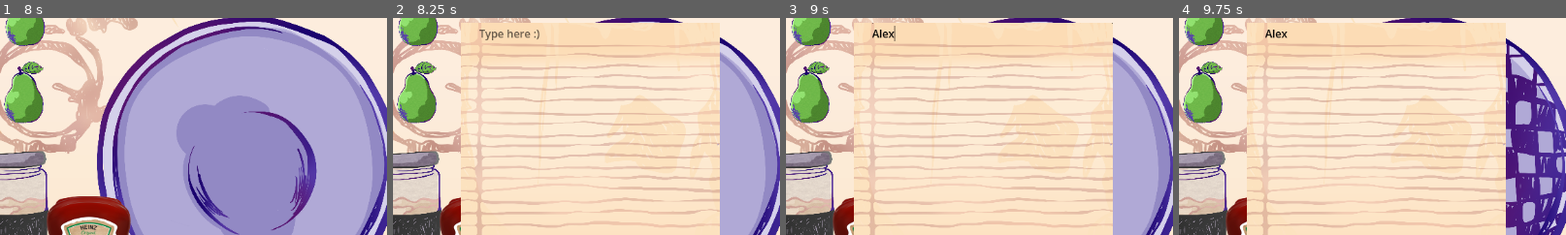
Above: before the commit, frames 1-4 (left to right).
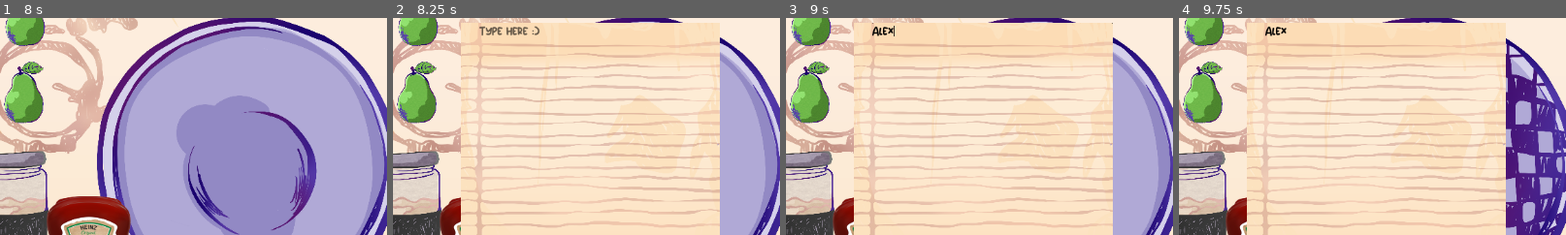
Above: after the commit, the same moments.

Repository: authenticBloodshed/gOATmeal
Game: Godot game, scene res://MainMenu.tscn
Same seed, same stepped clock (60 frames per second), same inputs: the game is played once before the commit and once after it.
Inputs (mouse positions are % of the whole screen's width and height, from its top left):
- Up to frame 1 (8 s): click "START" at 0.5 s; click "START" at 1.25 s; click "START" at 2 s; click (94, 52) at 2.75 s; click (59, 90) at 3.5 s; click (59, 90) at 4.25 s; click (6, 52) at 5 s; click (6, 52) at 5.75 s; click (89, 53) at 6.5 s; click (94, 52) at 7.25 s
- Up to frame 2 (8.25 s): click "NOTES" at 8 s
- Up to frame 3 (9 s): click (49, 51) at 8.77 s; type "Alex" at 8.85 s
- Up to frame 4 (9.75 s): click (50, 90) at 9.5 s
The pictures show only the part of the screen within x 23-73%, y 15-65%; the shares and areas given below are measured in that part.

Frame 1 is identical in both runs. In frame 2, 0.5% of the frame differs, in the area x 22-38%, y 3-11%; in frame 3, 0.3%; in frame 4, 0.2%.

Commit message:
notebook now uses same font
Notebook now uses the same font to allow the player to type as the rest of the UI

Diff:
--- a/NewNotebook.tscn
+++ b/NewNotebook.tscn
@@ -10,6 +10,7 @@
 [sub_resource type="CanvasItemMaterial" id="CanvasItemMaterial_y7qts"]
 
 [sub_resource type="Theme" id="Theme_m8x0r"]
+default_font = ExtResource("3_3a6rp")
 
 [sub_resource type="StyleBoxFlat" id="StyleBoxFlat_6q811"]
 bg_color = Color(0.6, 0.6, 0.6, 0)
